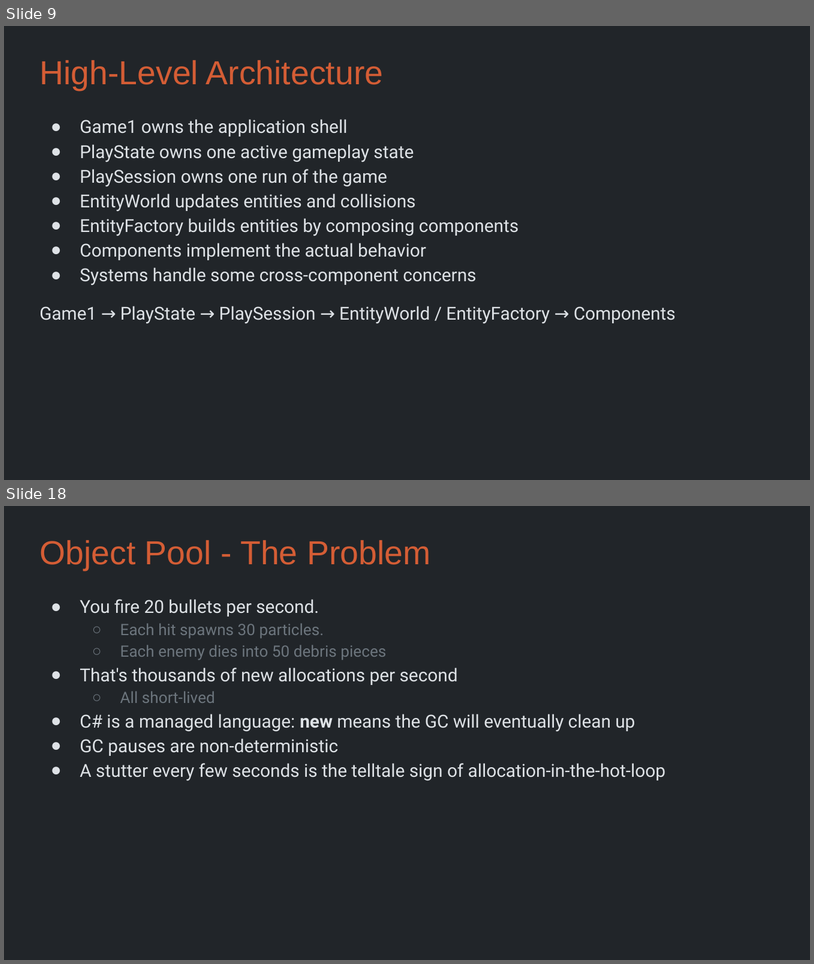
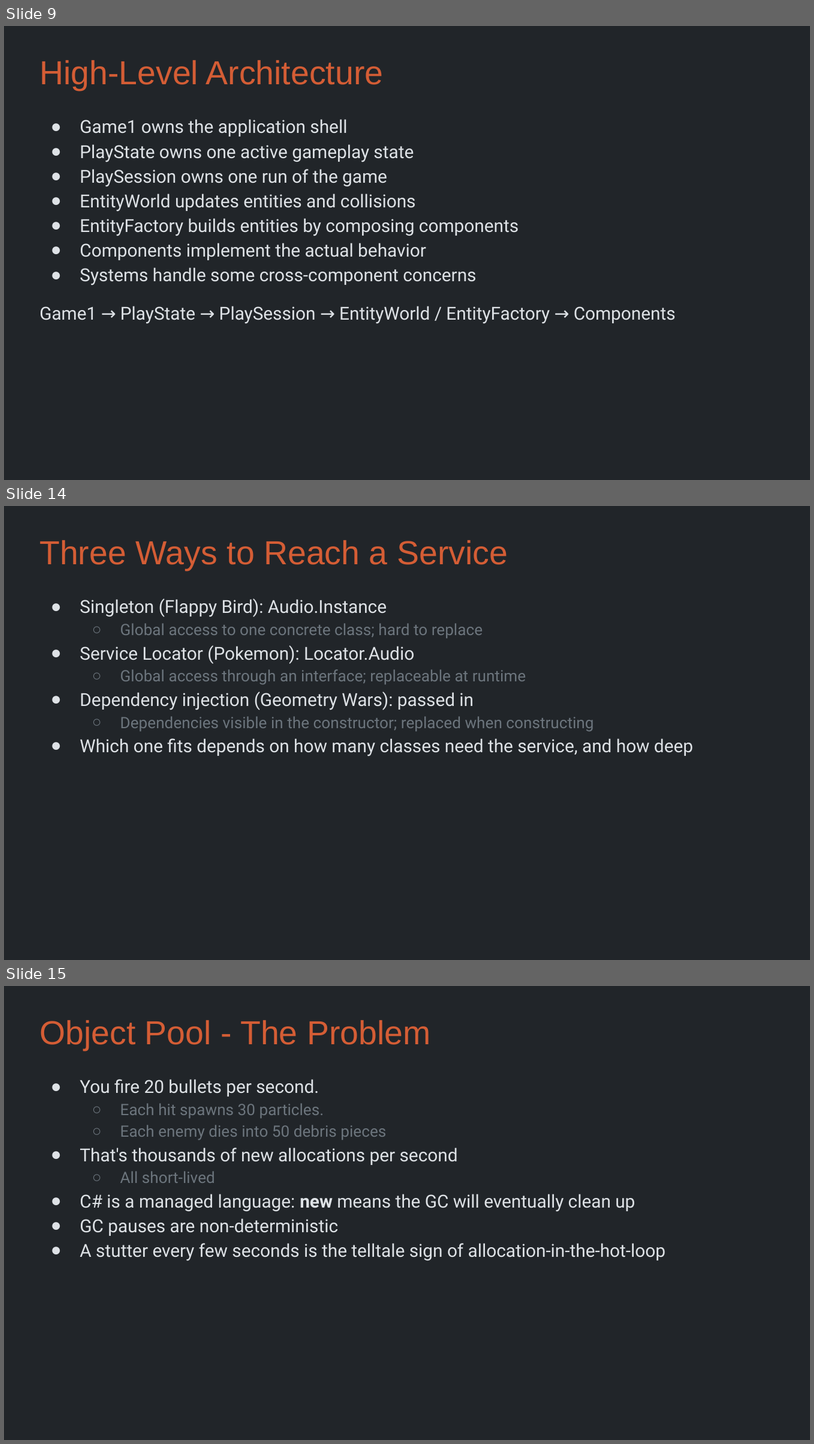
Before and after one commit to Metamate/gar, a slide deck: slides/11 Geometry Wars.pptx. Shown one above the other, each under a label of ours: slides 9 and 18 before the commit, slides 9, 14 and 15 after it; the slides between them are not shown. The pictures are 814x964 and 814x1444 pixels, drawn with LibreOffice and Linux fonts; fonts in the diff are those of the drawing. Boxes give left, top, right and bottom in pixels: in the first picture for what was removed or moved away, otherwise in the second. Text is boxed around its words. In the diff, an @@ line names an element or a change of style, - is before the commit and + after.

```diff
--- a/slides/11 Geometry Wars.pptx
+++ b/slides/11 Geometry Wars.pptx
@@ slide 14 added at (4, 506, 810, 960), background #212529 @@
@@ title added at (39, 540, 508, 570), 29.7 pt, text #D45D35 @@
+Three Ways to Reach a Service
@@ text added at (80, 598, 693, 756), 16 pt, text #DEE2E6 @@
+● Singleton (Flappy Bird): Audio.Instance
+  ○ Global access to one concrete class; hard to replace
+● Service Locator (Pokemon): Locator.Audio
+  ○ Global access through an interface; replaceable at runtime
+● Dependency injection (Geometry Wars): passed in
+  ○ Dependencies visible in the constructor; replaced when constructing
+● Which one fits depends on how many classes need the service, and how deep
@@ what was slide 18 is now slide 15 @@
```
Also in this commit, not shown: 6 slides changed, 3 other slides added, 9 slides removed, 3 other files.
